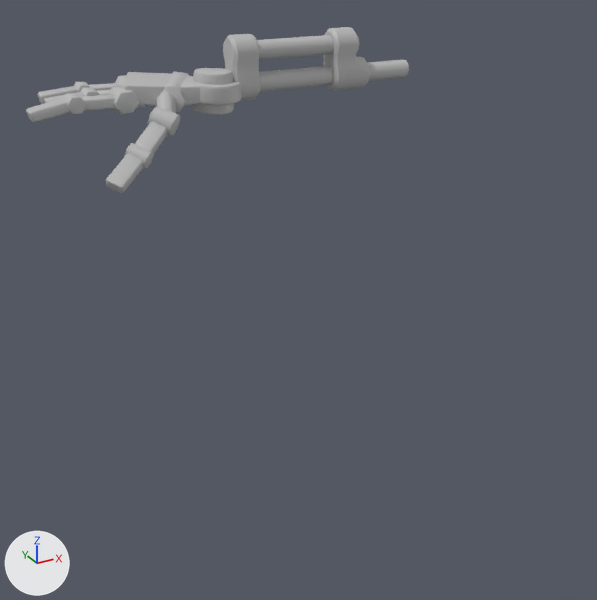
An edit to the FBX model Assets/Art/Meshes/RobotParts/sm_robot_part_R_lower_arm_02.fbx, drawn before and after from the same camera.
Rendered twice from a 50 mm lens placed at (-1.617, -1.165, 1.724), pointed at (-0.896, 0.146, 1.069). Lighting does not change. The marker at lower left points along +X, +Y and +Z. Where no turn or scale is listed for an object, it has been applied to the vertices.

The older version as bpy lines, for what is in view:
```python
me_mesh = bpy.data.meshes.new('Mesh')
me_mesh.from_pydata(...)  # 968 vertices, 1035 faces; spans x -0.351..0.332, y -0.02..0.225, z -0.056..0.146
me_mesh.materials.append(mat_lambert27)  # grey #bcbcbc
ob_r_lower_arm_02 = bpy.data.objects.new('R_lower_arm_02', me_mesh)
ob_r_lower_arm_02.location = (-1.022, 0.01, 1.433)
```
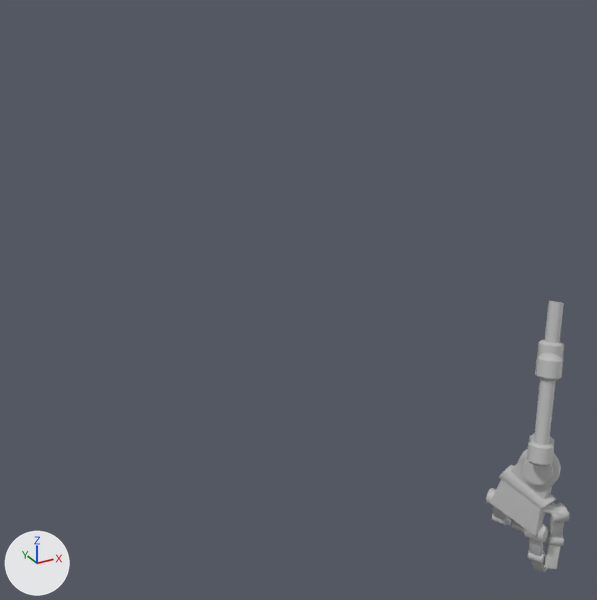
Location of each change, [x1, y1, x2, y2] in pixels of the pictures (597 x 600 px; the box of a moved part takes in the faces that stretch with it):
'R_lower_arm_02', reshaped (78% narrower, 63% taller)
    before: [26, 27, 409, 193]
    after: [486, 301, 570, 572]
part 1 of me_mesh, moved or reshaped
    before: [81, 87, 99, 96]
    after: [512, 521, 525, 534]
part 2 of me_mesh, moved or reshaped
    before: [64, 93, 86, 114]
    after: [528, 551, 545, 564]
part 3 of me_mesh, moved or reshaped
    before: [106, 153, 144, 193]
    after: [543, 544, 561, 569]
part 4 of me_mesh, moved or reshaped
    before: [26, 98, 70, 122]
    after: [532, 561, 547, 572]
part 5 of me_mesh, moved or reshaped
    before: [80, 95, 116, 111]
    after: [529, 538, 544, 557]
part 6 of me_mesh, moved or reshaped
    before: [74, 82, 90, 93]
    after: [491, 514, 509, 526]
part 7 of me_mesh, moved or reshaped
    before: [324, 27, 370, 91]
    after: [535, 340, 564, 381]
part 8 of me_mesh, moved or reshaped
    before: [257, 35, 334, 60]
    after: [534, 379, 556, 445]
part 9 of me_mesh, moved or reshaped
    before: [223, 34, 260, 101]
    after: [527, 434, 554, 466]
part 10 of me_mesh, moved or reshaped
    before: [38, 60, 409, 169]
    after: [486, 301, 570, 546]

The change, as a diff of the scene's bpy script:
```diff
--- a/Assets/Art/Meshes/RobotParts/sm_robot_part_R_lower_arm_02.fbx.py
+++ b/Assets/Art/Meshes/RobotParts/sm_robot_part_R_lower_arm_02.fbx.py
@@ me_mesh @@
 # used by ob_r_lower_arm_02; location = (-1.022, 0.01, 1.433)
-me_mesh.from_pydata(...)  # 968 vertices, 1035 faces; spans x -0.351..0.332, y -0.02..0.225, z -0.056..0.146
+me_mesh.from_pydata(...)  # 968 vertices, 1035 faces; spans x 0.571..0.721, y -0.132..0.056, z -1.104..-0.44
+# me_mesh part 1: the loose piece of 26 vertices spanning x -0.258..-0.228, y 0.13..0.167, z 0.045..0.072 is multiplied about its middle by the matrix ((-0.491, -0.405, -0.77), (-0.218, 0.913, -0.342), (0.842, 0.0, -0.537)), then moved by (0.886, -0.176, -1.061)
+# me_mesh part 2: the loose piece of 26 vertices spanning x -0.296..-0.267, y 0.084..0.119, z 0.046..0.073 is multiplied about its middle by the matrix ((-0.269, -0.397, -0.875), (-0.036, 0.912, -0.403), (0.96, -0.077, -0.261)), then moved by (0.92, -0.194, -1.1)
+# me_mesh part 3: the loose piece of 32 vertices spanning x -0.272..-0.206, y -0.02..0.034, z -0.056..-0.004 is multiplied about its middle by the matrix ((0.801, -0.223, -0.556), (-0.042, 0.905, -0.424), (0.598, 0.363, 0.715)), then moved by (0.903, -0.12, -1.002)
+# me_mesh part 4: the loose piece of 32 vertices spanning x -0.351..-0.288, y 0.087..0.116, z 0.039..0.068 is multiplied about its middle by the matrix ((-0.342, -0.398, -0.837), (-0.078, 0.902, -0.397), (0.924, -0.071, -0.343)), then moved by (0.976, -0.189, -1.128)
+# me_mesh part 5: the loose piece of 16 vertices spanning x -0.275..-0.211, y 0.087..0.117, z 0.048..0.068 is multiplied about its middle by the matrix ((-0.181, -0.379, -0.892), (0.013, 0.907, -0.387), (0.969, -0.083, -0.162)), then moved by (0.876, -0.193, -1.061)
+# me_mesh part 6: the loose piece of 26 vertices spanning x -0.256..-0.225, y 0.182..0.219, z 0.047..0.073 is multiplied about its middle by the matrix ((-0.489, -0.403, -0.773), (-0.216, 0.914, -0.34), (0.844, 0.001, -0.534)), then moved by (0.861, -0.181, -1.061)
+# me_mesh part 7: the loose piece of 80 vertices spanning x 0.171..0.244, y 0.081..0.136, z 0.042..0.146 is multiplied about its middle by the matrix ((0.188, -0.688, -0.701), (0.222, 0.725, -0.652), (0.957, -0.033, 0.289)), then moved by (0.456, -0.137, -0.651)
+# me_mesh part 8: the loose piece of 20 vertices spanning x 0.027..0.171, y 0.093..0.126, z 0.103..0.135 is multiplied about its middle by the matrix ((0.189, -0.688, -0.701), (0.221, 0.725, -0.652), (0.957, -0.031, 0.289)), then moved by (0.526, -0.178, -0.773)
+# me_mesh part 9: the loose piece of 72 vertices spanning x -0.021..0.027, y 0.082..0.137, z 0.04..0.145 is multiplied about its middle by the matrix ((0.192, -0.682, -0.701), (0.218, 0.726, -0.647), (0.954, -0.029, 0.29)), then moved by (0.622, -0.182, -0.845)
+# me_mesh part 10: 638 of 968 vertices moved; they spanned x -0.313..0.332, y 0.002..0.225, z -0.031..0.093 and now span x 0.571..0.721, y -0.132..0.056, z -1.054..-0.44; mean shift (0.754, -0.171, -0.93); largest move (-0.312, 0.141, 0.059) -> (0.688, -0.015, -1.054)
 me_mesh.materials.append(mat_lambert27)
```
